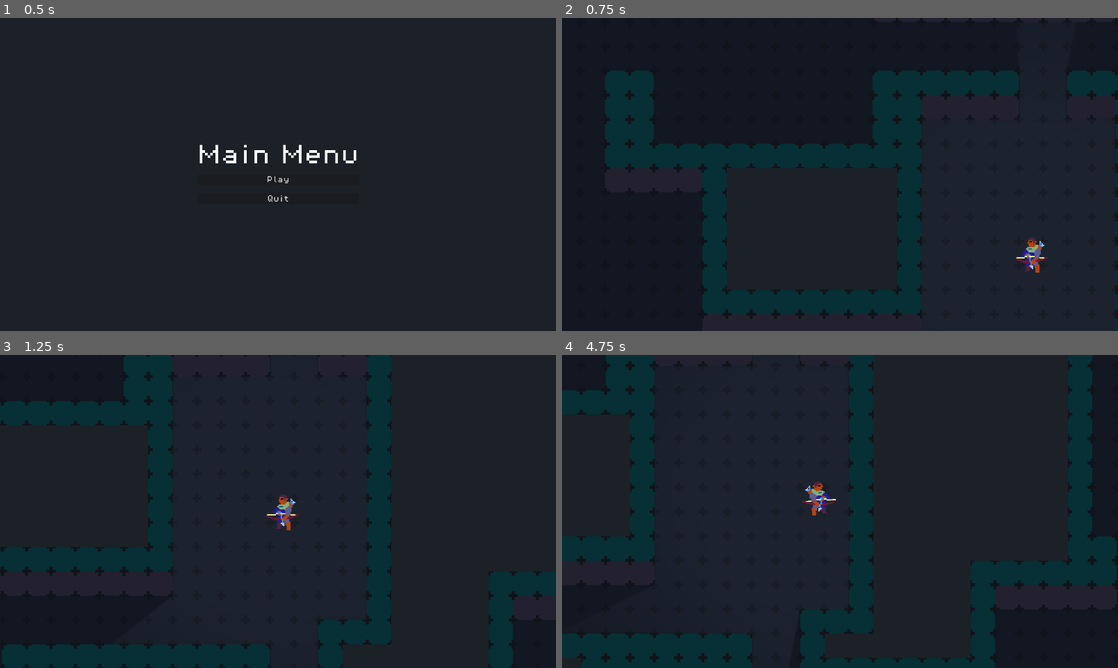
Above: before the commit, frames 1-4 (two rows, left to right).
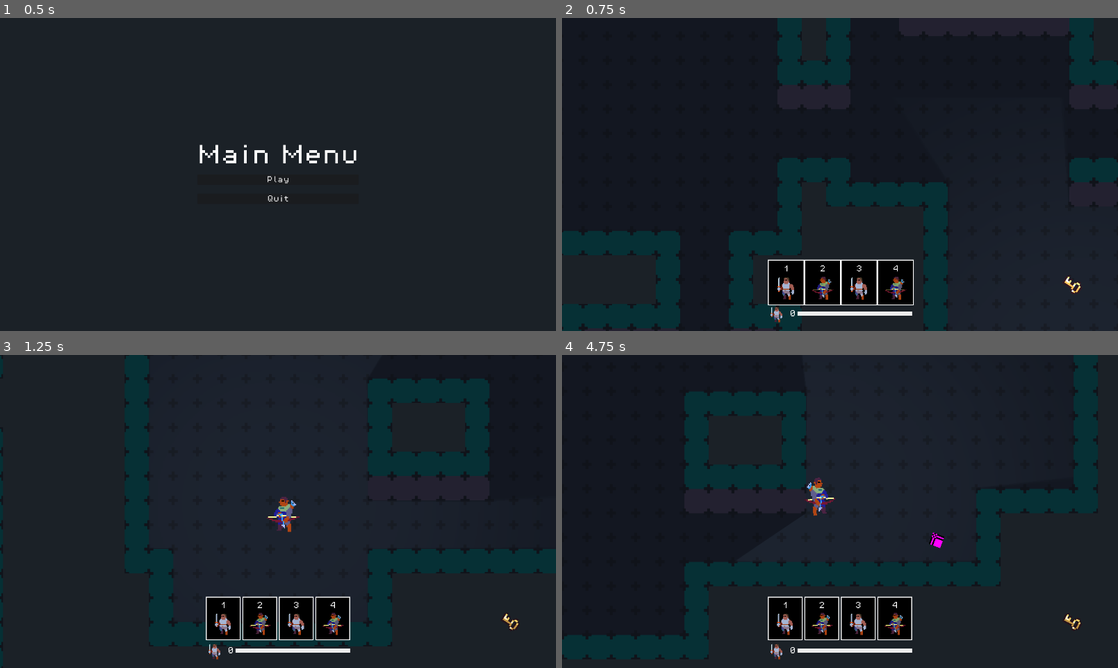
Above: after the commit, the same moments.

Repository: OscarFermu-UOC/TFG-echos-of-the-deep
Game: Godot game, scene res://ui/main_menu/main_menu.tscn
Two runs of this game, one before a commit and one after it. Both use one fixed random seed, a clock stepped at 60 frames per second and the inputs below. Sound files missing from this copy of the repository are replaced by a short silence.
Inputs (mouse positions are in pixels of both pictures, inside the frame that each line leads up to):
- Up to frame 1 (0.5 s): no input
- Up to frame 2 (0.75 s): click "Play" at 0.5 s
- Up to frame 3 (1.25 s): no input
- Up to frame 4 (4.75 s): move the mouse to (962, 495) at 1.27 s; hold D (move_right) 1.28-2.03 s; hold Shift (run) 1.28-2.03 s; click (962, 495) at 1.42 s; move the mouse to (728, 527) at 2.02 s; hold S (move_down) 2.03-2.78 s; tap F (interact) at 2.1 s; tap Shift (run) at 2.3, 3.6, 4.55 s; move the mouse to (895, 442) at 2.77 s; hold D (move_right) 2.78-3.53 s; hold Shift (run) 2.78-3.53 s; tap Space (roll) at 2.85 s; move the mouse to (812, 574) at 3.52 s; hold W (move_up) 3.53-4.28 s; click (812, 574) at 3.67 s; move the mouse to (1006, 558) at 4.27 s; press the mouse at (1006, 558) at 4.28 s; hold A (move_left) from 4.28 s (still down)

Frame 1 is identical in both runs. In frame 2, 22% of the frame differs, in the area x 0-100%, y 0-100%; in frame 3, 5.5%; in frame 4, 9.9%.

Commit message:
Game Loop modifications

Diff:
--- a/data/artifacts/list/test_artifact.tres
+++ b/data/artifacts/list/test_artifact.tres
@@ -1,7 +1,10 @@
-[gd_resource type="Resource" script_class="ArtifactData" load_steps=2 format=3 uid="uid://c0ngg06j5r85p"]
+[gd_resource type="Resource" script_class="ArtifactData" load_steps=3 format=3 uid="uid://c0ngg06j5r85p"]
 
 [ext_resource type="Script" uid="uid://bj6v8p5p2wnl1" path="res://data/artifacts/artifact_data.gd" id="1_gi0j2"]
+[ext_resource type="Texture2D" uid="uid://coiy36uc0uyfb" path="res://assets/sprites/enemy/default_enemy.png" id="1_ieilj"]
 
 [resource]
 script = ExtResource("1_gi0j2")
+title = "Test"
+icon = ExtResource("1_ieilj")
 metadata/_custom_type_script = "uid://bj6v8p5p2wnl1"
--- /dev/null
+++ b/data/cards/deck/block_clank.tres
@@ -0,0 +1,21 @@
+[gd_resource type="Resource" script_class="CardData" load_steps=5 format=3 uid="uid://dplsq8s2rbowe"]
+
+[ext_resource type="Script" uid="uid://cdp02l1gst5us" path="res://data/cards/card_effect.gd" id="1_fi18d"]
+[ext_resource type="Script" uid="uid://nisejxogkmv" path="res://data/cards/card_data.gd" id="2_a2oce"]
+[ext_resource type="Texture2D" uid="uid://coiy36uc0uyfb" path="res://assets/sprites/enemy/default_enemy.png" id="2_vnrgx"]
+
+[sub_resource type="Resource" id="Resource_eummo"]
+script = ExtResource("1_fi18d")
+value = 3
+metadata/_custom_type_script = "uid://cdp02l1gst5us"
+
+[resource]
+script = ExtResource("2_a2oce")
+id = "Block_Clank"
+title = "Block_Clank"
+description = "Block_Clank"
+icon = ExtResource("2_vnrgx")
+max_copies = 5
+cost = 2
+effects = Array[ExtResource("1_fi18d")]([SubResource("Resource_eummo")])
+metadata/_custom_type_script = "uid://nisejxogkmv"
--- /dev/null
+++ b/data/cards/deck/block_hazard.tres
@@ -0,0 +1,22 @@
+[gd_resource type="Resource" script_class="CardData" load_steps=5 format=3 uid="uid://2kb6mogeliyl"]
+
+[ext_resource type="Script" uid="uid://cdp02l1gst5us" path="res://data/cards/card_effect.gd" id="1_08myg"]
+[ext_resource type="Texture2D" uid="uid://c0jlk7xk2x4h2" path="res://assets/sprites/player/default_character.png" id="2_08myg"]
+[ext_resource type="Script" uid="uid://nisejxogkmv" path="res://data/cards/card_data.gd" id="3_pwbno"]
+
+[sub_resource type="Resource" id="Resource_eummo"]
+script = ExtResource("1_08myg")
+type = 1
+value = 3
+metadata/_custom_type_script = "uid://cdp02l1gst5us"
+
+[resource]
+script = ExtResource("3_pwbno")
+id = "Block_Hazard"
+title = "Block_Hazard"
+description = "Block_Hazard"
+icon = ExtResource("2_08myg")
+max_copies = 5
+cost = 2
+effects = Array[ExtResource("1_08myg")]([SubResource("Resource_eummo")])
+metadata/_custom_type_script = "uid://nisejxogkmv"
--- a/data/characters/character_class.gd
+++ b/data/characters/character_class.gd
@@ -25,4 +25,4 @@
 # Equipamiento inicial al comenzar la partida
 @export_group("Loadout")
 @export var starting_weapon: WeaponData
-# var starting_deck: ...
+@export var starting_deck: Array[CardData]
--- a/data/characters/list/scavenger.tres
+++ b/data/characters/list/scavenger.tres
@@ -1,12 +1,16 @@
-[gd_resource type="Resource" script_class="CharacterClass" load_steps=4 format=3 uid="uid://28meoeyrxa5q"]
+[gd_resource type="Resource" script_class="CharacterClass" load_steps=7 format=3 uid="uid://28meoeyrxa5q"]
 
 [ext_resource type="Texture2D" uid="uid://c0jlk7xk2x4h2" path="res://assets/sprites/player/default_character.png" id="1_n4unf"]
 [ext_resource type="Script" uid="uid://dswjbq3bld624" path="res://data/characters/character_class.gd" id="2_1jnn4"]
+[ext_resource type="Script" uid="uid://nisejxogkmv" path="res://data/cards/card_data.gd" id="3_j23rl"]
+[ext_resource type="Resource" uid="uid://dplsq8s2rbowe" path="res://data/cards/deck/block_clank.tres" id="4_138iq"]
 [ext_resource type="Resource" uid="uid://cmtp8ghkt8j6w" path="res://data/weapons/list/pistol.tres" id="4_h078e"]
+[ext_resource type="Resource" uid="uid://2kb6mogeliyl" path="res://data/cards/deck/block_hazard.tres" id="5_h078e"]
 
 [resource]
 script = ExtResource("2_1jnn4")
 portrait = ExtResource("1_n4unf")
 roll_duration = 0.2
 starting_weapon = ExtResource("4_h078e")
+starting_deck = Array[ExtResource("3_j23rl")]([ExtResource("4_138iq"), ExtResource("4_138iq"), ExtResource("4_138iq"), ExtResource("4_138iq"), ExtResource("5_h078e"), ExtResource("5_h078e"), ExtResource("5_h078e"), ExtResource("5_h078e")])
 metadata/_custom_type_script = "uid://dswjbq3bld624"
--- a/globals/card_database/card_database.tscn
+++ b/globals/card_database/card_database.tscn
@@ -1,6 +1,10 @@
-[gd_scene load_steps=2 format=3 uid="uid://duhq2h25l4gp4"]
+[gd_scene load_steps=5 format=3 uid="uid://duhq2h25l4gp4"]
 
 [ext_resource type="Script" uid="uid://dlqqg7ojk08cm" path="res://globals/card_database/card_database.gd" id="1_0wpp4"]
+[ext_resource type="Script" uid="uid://nisejxogkmv" path="res://data/cards/card_data.gd" id="2_uxls3"]
+[ext_resource type="Resource" uid="uid://dplsq8s2rbowe" path="res://data/cards/deck/block_clank.tres" id="3_gmh4h"]
+[ext_resource type="Resource" uid="uid://2kb6mogeliyl" path="res://data/cards/deck/block_hazard.tres" id="4_4b7ws"]
 
 [node name="CardDatabaseManager" type="Node"]
 script = ExtResource("1_0wpp4")
+all_cards = Array[ExtResource("2_uxls3")]([ExtResource("3_gmh4h"), ExtResource("4_4b7ws")])
--- a/scenes/run/run.tscn
+++ b/scenes/run/run.tscn
@@ -1,5 +1,8 @@
-[gd_scene load_steps=14 format=3 uid="uid://bvljql3o2vdmo"]
+[gd_scene load_steps=18 format=3 uid="uid://bvljql3o2vdmo"]
 
+[ext_resource type="PackedScene" uid="uid://cgo1k0s2wyd1t" path="res://ui/compass_hud/compass_hud.tscn" id="2_x53nd"]
+[ext_resource type="PackedScene" uid="uid://dvhb5r50dlig" path="res://ui/hand_hud/hand_hud.tscn" id="3_kdgoc"]
+[ext_resource type="PackedScene" uid="uid://dur7l4k2kwtfm" path="res://scenes/loot/loot_spawner.tscn" id="4_l6p45"]
 [ext_resource type="PackedScene" uid="uid://dk0w1glmccbiu" path="res://scenes/map/map_generator.tscn" id="5_fo0ly"]
 [ext_resource type="PackedScene" uid="uid://brhtmr3l7q4oq" path="res://scenes/player/player.tscn" id="6_x53nd"]
 [ext_resource type="Script" uid="uid://dp5ddop7sifs8" path="res://scenes/run/run_manager.gd" id="7_l6p45"]
@@ -11,6 +14,7 @@
 [ext_resource type="PackedScene" uid="uid://jh5h5r0smod7" path="res://scenes/loot/coin/coin.tscn" id="10_g42ja"]
 [ext_resource type="Script" uid="uid://beirn45gwpo74" path="res://data/enemies/enemy_spawn_data.gd" id="10_u2bn2"]
 [ext_resource type="PackedScene" uid="uid://blbocd3tbl4cs" path="res://scenes/loot/key/key.tscn" id="11_cnkn7"]
+[ext_resource type="Script" uid="uid://cu702a8anfhq" path="res://scenes/run/relic_manager.gd" id="14_fo0ly"]
 [ext_resource type="Script" uid="uid://fktr7va33frn" path="res://scenes/player/camera.gd" id="18_y3spc"]
 [ext_resource type="PackedScene" uid="uid://bqeb7uwvpj7jl" path="res://scenes/loot/ether/ether.tscn" id="21_psst2"]
 
@@ -19,12 +23,17 @@
 [node name="PauseMenu" parent="." instance=ExtResource("8_wy2jw")]
 visible = false
 
+[node name="CompassHUD" parent="." instance=ExtResource("2_x53nd")]
+
+[node name="HandHUD" parent="." instance=ExtResource("3_kdgoc")]
+
 [node name="MapGenerator" parent="." instance=ExtResource("5_fo0ly")]
 unique_name_in_owner = true
 z_index = -2
 map_width = 60
 map_height = 40
 room_count = 12
+loot_scene = ExtResource("4_l6p45")
 possible_enemies = Array[ExtResource("10_u2bn2")]([])
 chance_increase_per_stage = 0.1
 
@@ -53,10 +62,9 @@
 
 [node name="LootManager" type="Node" parent="RunManager"]
 script = ExtResource("10_0pc8y")
-spawn_interval = 2.0
-spawn_chance = 1.0
-key_weight = 0.0
-ether_weight = 0.0
 coin_scene = ExtResource("10_g42ja")
 key_scene = ExtResource("11_cnkn7")
 ether_scene = ExtResource("21_psst2")
+
+[node name="RelicManager" type="Node" parent="RunManager"]
+script = ExtResource("14_fo0ly")
--- /dev/null
+++ b/ui/compass_hud/compass_hud.gd
@@ -0,0 +1,35 @@
+# HUD de brújula: rota una flecha hacia el objetivo actual marcado por GlobalData.
+extends CanvasLayer
+
+const COMPASS_OFFSET_ANGLE: float = 0.0 # El sprite apunta hacia arriba, compensamos 90° al calcular la dirección
+const TARGET_PULSE_SCALE: Vector2 = Vector2(4.2, 4.2)
+const RESTING_SCALE: Vector2 = Vector2(4.0, 4.0)
+const PULSE_DURATION: float = 0.1
+
+@onready var _compass: Sprite2D = %CompassArrow
+
+var _target_node: Node = null
+var _player: Node2D = null
+
+func _ready() -> void:
+	EventBus.compass_target_changed.connect(_on_target_changed)
+
+	if GlobalData.target:
+		_target_node = GlobalData.target
+
+	_player = get_tree().get_first_node_in_group("Player")
+
+func _on_target_changed() -> void:
+	_target_node = GlobalData.target
+
+	# Pulso de escala para avisar al jugador de que el objetivo ha cambiado
+	var tween: Tween = create_tween()
+	tween.tween_property(_compass, "scale", TARGET_PULSE_SCALE, PULSE_DURATION)
+	tween.tween_property(_compass, "scale", RESTING_SCALE, PULSE_DURATION)
+
+func _process(_delta: float) -> void:
+	if not _player or not _target_node or not is_instance_valid(_target_node):
+		return
+
+	var direction: Vector2 = _target_node.global_position - _player.global_position
+	_compass.rotation = direction.angle() + deg_to_rad(COMPASS_OFFSET_ANGLE)
--- /dev/null
+++ b/ui/compass_hud/compass_hud.tscn
@@ -0,0 +1,42 @@
+[gd_scene load_steps=4 format=3 uid="uid://cgo1k0s2wyd1t"]
+
+[ext_resource type="Script" uid="uid://dy86qxw53uj2w" path="res://ui/compass_hud/compass_hud.gd" id="2_3udy0"]
+[ext_resource type="Texture2D" uid="uid://8mrp0fparoh1" path="res://assets/sprites/loot/key/keys_1_3.png" id="2_378iy"]
+
+[sub_resource type="StyleBoxTexture" id="StyleBoxTexture_38beh"]
+
+[node name="CompassHUD" type="CanvasLayer"]
+layer = 0
+script = ExtResource("2_3udy0")
+
+[node name="PanelContainer" type="PanelContainer" parent="."]
+custom_minimum_size = Vector2(160, 160)
+anchors_preset = 3
+anchor_left = 1.0
+anchor_top = 1.0
+anchor_right = 1.0
+anchor_bottom = 1.0
+offset_left = -184.0
+offset_top = -184.0
+offset_right = -24.0
+offset_bottom = -24.0
+grow_horizontal = 0
+grow_vertical = 0
+theme_override_styles/panel = SubResource("StyleBoxTexture_38beh")
+
+[node name="Container" type="MarginContainer" parent="PanelContainer"]
+custom_minimum_size = Vector2(80, 80)
+layout_mode = 2
+size_flags_horizontal = 4
+size_flags_vertical = 4
+theme_override_constants/margin_left = 10
+theme_override_constants/margin_top = 10
+theme_override_constants/margin_right = 10
+theme_override_constants/margin_bottom = 10
+
+[node name="CompassArrow" type="Sprite2D" parent="PanelContainer/Container"]
+unique_name_in_owner = true
+position = Vector2(40, 40)
+rotation = 1.5707964
+scale = Vector2(4, 4)
+texture = ExtResource("2_378iy")
--- a/ui/main_menu/main_menu.gd
+++ b/ui/main_menu/main_menu.gd
@@ -1,7 +1,10 @@
 #Menu princial - WIP
 extends Control
 
+@export var player_class: CharacterClass
+
 func _on_btn_play_pressed() -> void:
+	GlobalData.start_new_run_session(player_class)
 	get_tree().change_scene_to_file("res://scenes/run/run.tscn")
 
 func _on_btn_quit_pressed() -> void:
--- a/ui/main_menu/main_menu.tscn
+++ b/ui/main_menu/main_menu.tscn
@@ -1,7 +1,8 @@
-[gd_scene load_steps=3 format=3 uid="uid://cm0mwo4u1mcpc"]
+[gd_scene load_steps=4 format=3 uid="uid://cm0mwo4u1mcpc"]
 
 [ext_resource type="Theme" uid="uid://b1wf6ueqbxmjq" path="res://theme/regular_font.tres" id="1_mu8pm"]
 [ext_resource type="Script" uid="uid://5vb4u8lffwr6" path="res://ui/main_menu/main_menu.gd" id="1_uhj5c"]
+[ext_resource type="Resource" uid="uid://28meoeyrxa5q" path="res://data/characters/list/scavenger.tres" id="3_omy8q"]
 
 [node name="MainMenu" type="Control"]
 layout_mode = 3
@@ -12,6 +13,7 @@
 grow_vertical = 2
 theme = ExtResource("1_mu8pm")
 script = ExtResource("1_uhj5c")
+player_class = ExtResource("3_omy8q")
 
 [node name="ColorRect" type="ColorRect" parent="."]
 layout_mode = 1
Not shown, added: ui/compass_hud/compass_hud.gd.uid
